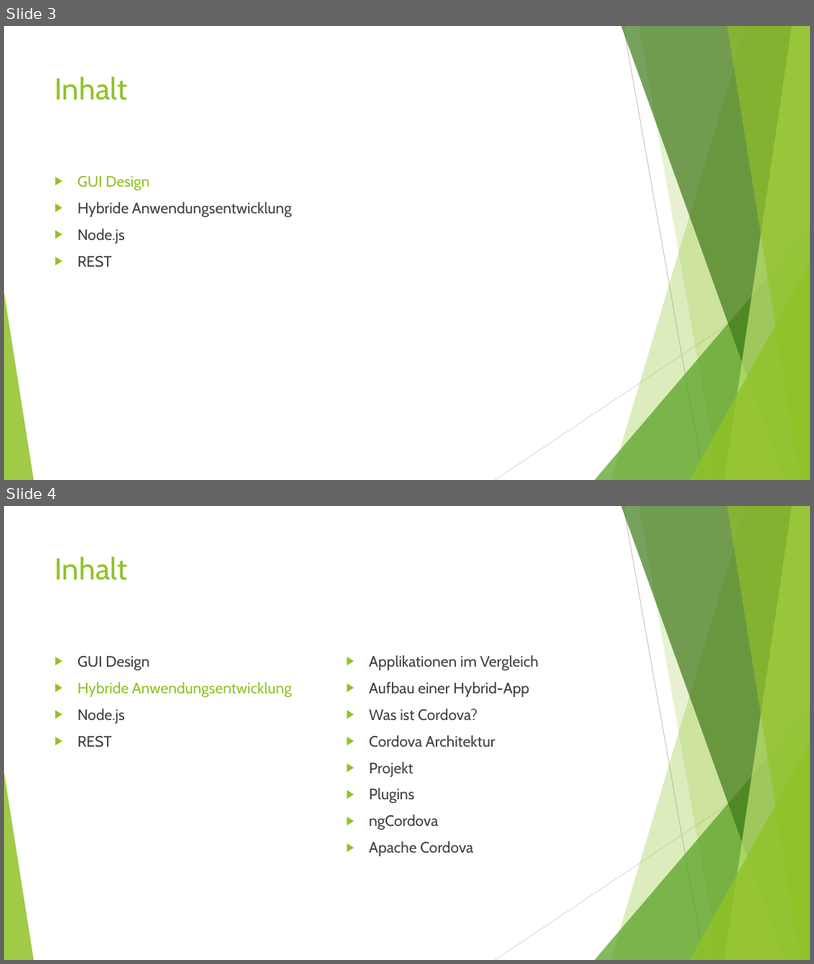
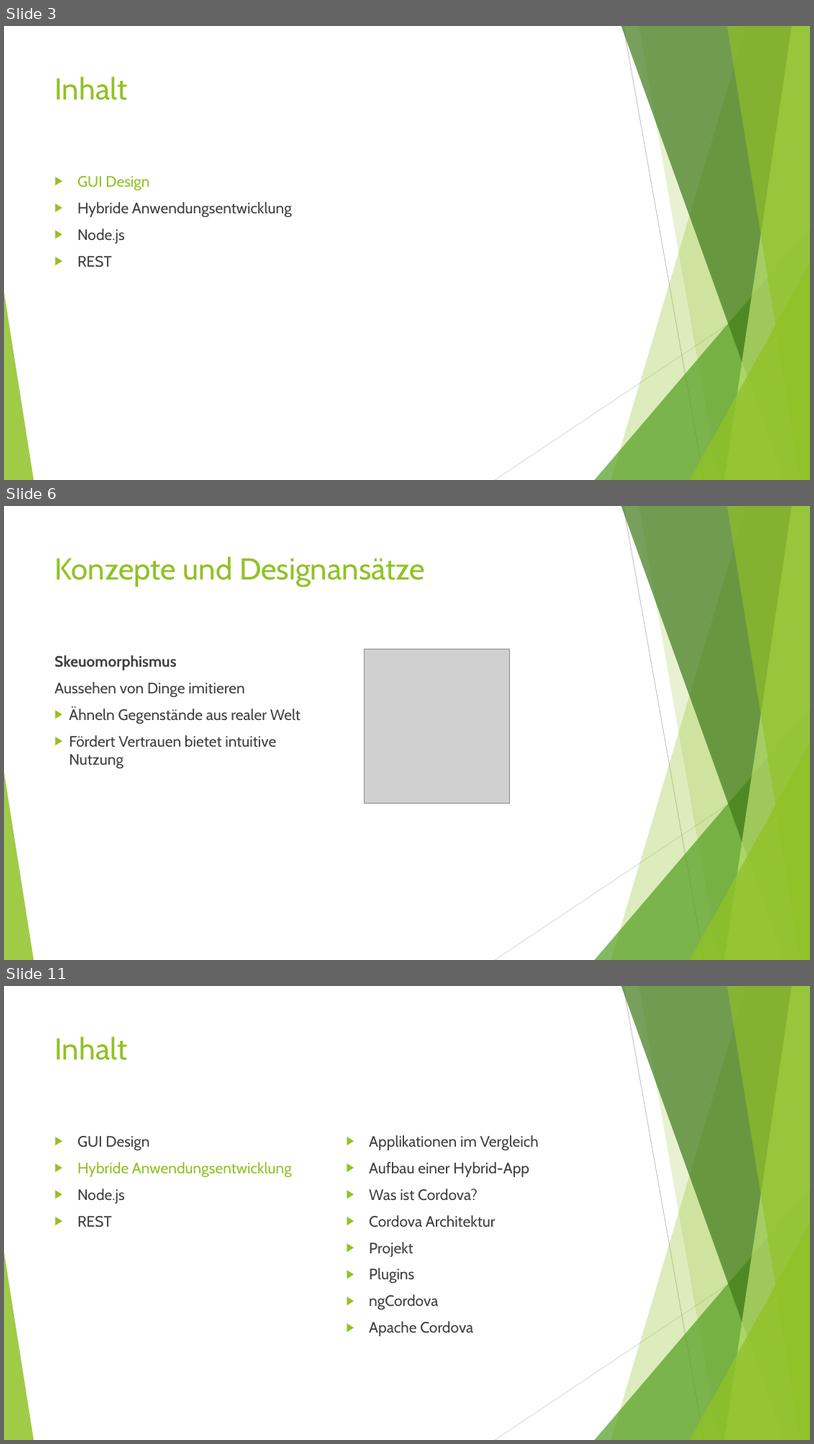
Before and after one commit to Ufo391/KSWE_DOKU, a slide deck: Vortrag/Mobile Anwendungsentwicklung.ppt. Shown one above the other, each under a label of ours: slides 3 and 4 before the commit, slides 3, 6 and 11 after it; the slides between them are not shown. The pictures are 814x964 and 814x1444 pixels, drawn with LibreOffice and Linux fonts; fonts in the diff are those of the drawing; grey boxes stand for pictures. Boxes give left, top, right and bottom in pixels: in the first picture for what was removed or moved away, otherwise in the second. Text is boxed around its words. In the diff, an @@ line names an element or a change of style, - is before the commit and + after.

```diff
--- a/Vortrag/Mobile Anwendungsentwicklung.ppt
+++ b/Vortrag/Mobile Anwendungsentwicklung.ppt
@@ slide 6 added at (x1=4, y1=506, x2=810, y2=960), background #FFFFFF; not listed: 10 template elements that a slide beside it also shows @@
@@ title added at (x1=55, y1=556, x2=425, y2=587), 36 pt, text #90C226 @@
+Konzepte und Designansätze
@@ text added at (x1=54, y1=655, x2=301, y2=768), 18 pt, text #404040 @@
+Skeuomorphismus
+Aussehen von Dinge imitieren
+▶ Ähneln Gegenstände aus realer Welt
+▶ Fördert Vertrauen bietet intuitive Nutzung
@@ picture added at (x1=364, y1=649, x2=509, y2=803) @@
@@ what was slide 4 is now slide 11 @@
```
Also in this commit, not shown: 10 other slides added, 3 slides removed.
